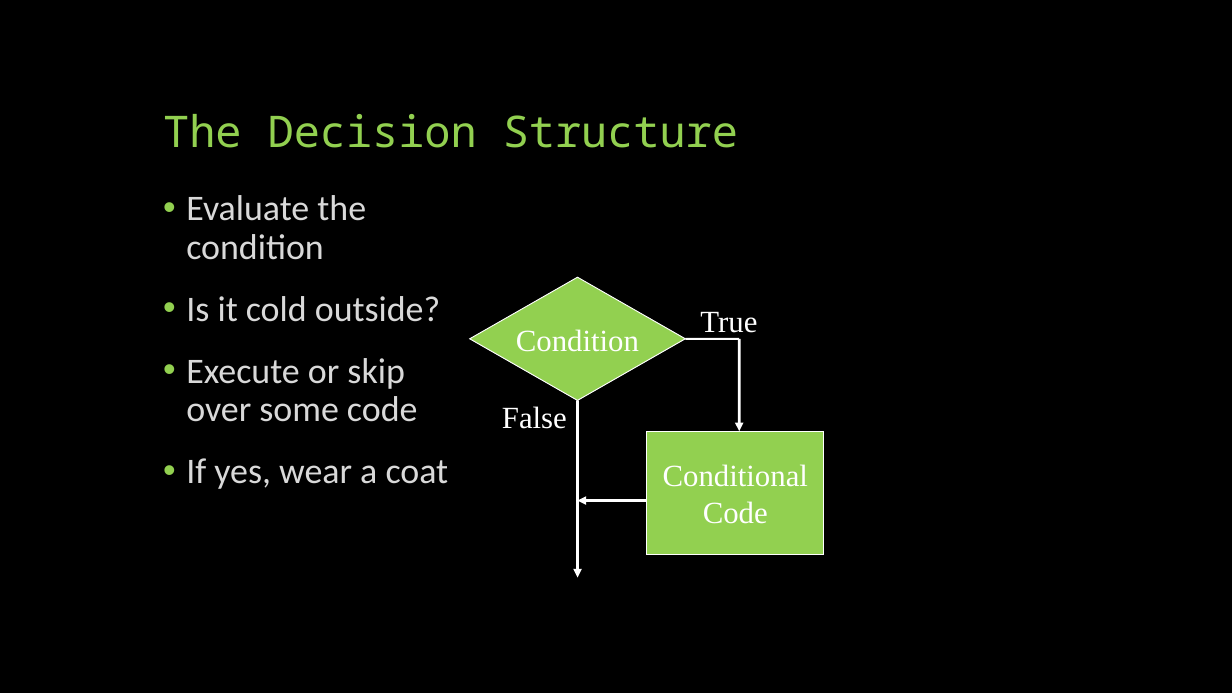
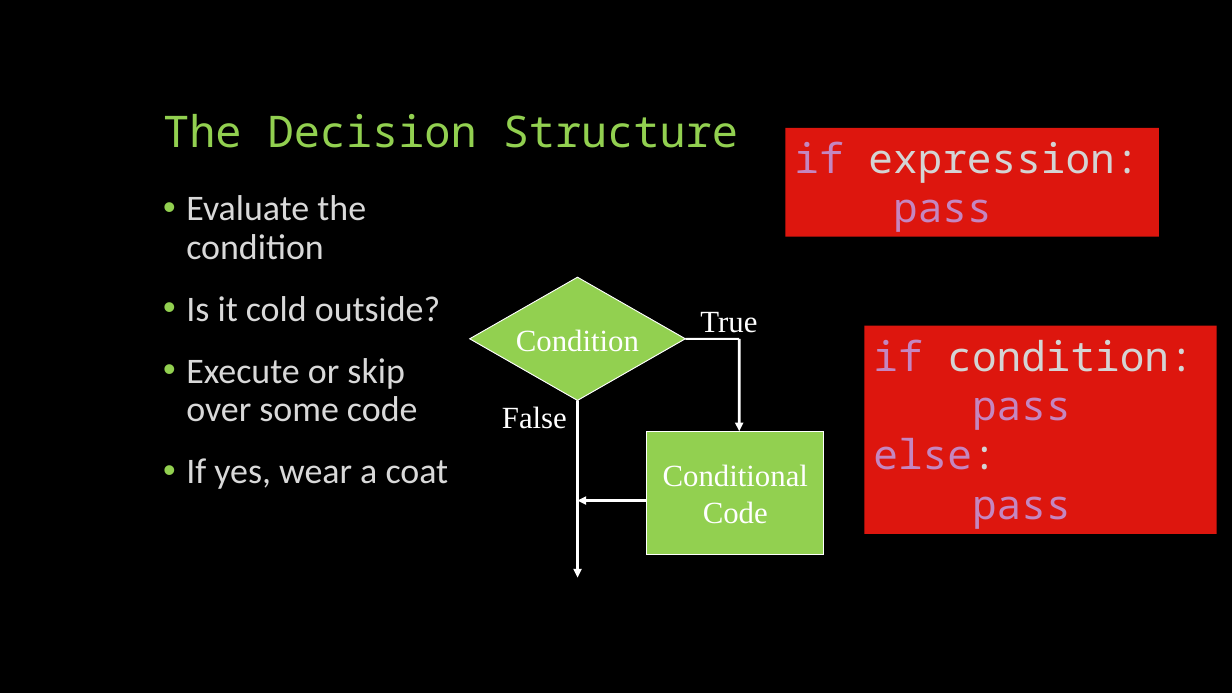
Before and after one commit to yilianz/CSCI125, a slide deck: slide 3 of LectureNotes/PythonControlStructure.pptx. Drawn at 1232x693 pixels with LibreOffice and Linux fonts; fonts in the diff are those of the drawing. Boxes give left, top, right and bottom in pixels: in the first picture for what was removed or moved away, otherwise in the second. Text is boxed around its words. In the diff, an @@ line names an element or a change of style, - is before the commit and + after.

```diff
--- a/LectureNotes/PythonControlStructure.pptx
+++ b/LectureNotes/PythonControlStructure.pptx
@@ rectangle added at box(786, 128, 1159, 237), fill #DD160E, 32 pt, text #D4D4D4 @@
+if expression:
+pass
@@ rectangle added at box(864, 325, 1216, 534), fill #DD160E, 32 pt, text #C586C0 @@
+if condition:
+pass
+else:
+pass
```
Also in this commit, not shown: 4 other slides changed, 10 slides added, 2 other files.
